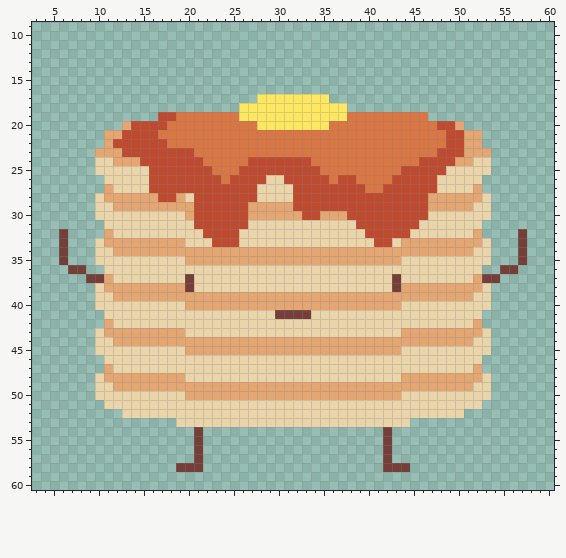
Two states of a pixel-art file, assets/characters/Jack.aseprite. This is how it looked before the edit.
64x64 pixels, 1 frame. Shown: x 3..60, y 9..60.
The result:
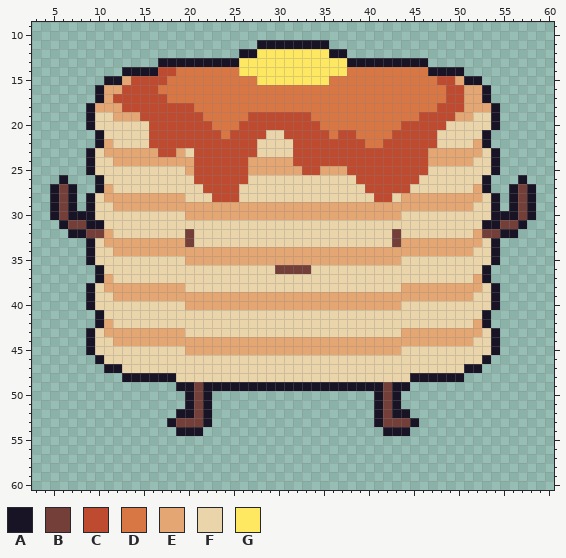
Palette (. is transparent): A #181425  B #743f39  C #be4a2f  D #d87644  E #e4a672  F #ead4aa  G #fee761
The commit says: jackie boi
Changes in this commit:
@@ x 3..60 @@
 10 ..........................................................
-11 ..........................................................
-12 ..........................................................
-13 ..........................................................
-14 ..........................................................
-15 ..........................................................
-16 ..........................................................
-17 .........................GGGGGGGG.........................
-18 .......................GGGGGGGGGGGG.......................
-19 ..............CCDDDDDDDGGGGGGGGGGGGDDDDDDDDD..............
-20 ..........ECCCCDDDDDDDDDDGGGGGGGGDDDDDDDDDDDDCCE..........
-21 ........EECCCCDDDDDDDDDDDDDDDDDDDDDDDDDDDDDDDDCCEE........
-22 ........ECCCCCCDDDDDDDDDDDDDDDDDDDDDDDDDDDDDDDCCEE........
-23 .......EEECCCCCCCCDDDDDDDDDDDDDDDDDDDDDDDDDDDCCCEEE.......
-24 .......FFEEECCCCCCCDDDDDCCCCCCCDDDDDDDDDDDDCCCCEEFF.......
-25 .......FFFFFFCCCCCCCDDDCCCCCCCCCDDDDDDDDDCCCCCFFFFF.......
-26 ........FFFFFCCCCCCCCDCCCCFFCCCCCDCCDDDDCCCCCFFFFF........
-27 ........EFFFFCCCCCCCCCCCCFFFFCCCCCCCCDDCCCCCCFFFFE........
-28 .......FEEEEEECCEFCCCCCCCFFFFCCCCCCCCCCCCCCCEEEEEEF.......
-29 .......FFEEEEEEEEECCCCCCEEEEECCCCCCCCCCCCCCCEEEEEFF.......
-30 .......FFFFFFFFFFECCCCCCEEEEEECCEEECCCCCCCCCFFFFFFF.......
-31 ........FFFFFFFFFFCCCCCCFFFFFFFFFFFFCCCCCCCFFFFFFF........
-32 ...B....EFFFFFFFFFFCCCCFFFFFFFFFFFFFFCCCCCFFFFFFFE....B...
-33 ...B...FEEEEEEEEEFFFCCCFFFFFFFFFFFFFFFCCFEEEEEEEEEF...B...
-34 ...B...FFEEEEEEEEEEEEEEEEEEEEEEEEEEEEEEEEEEEEEEEEFF...B...
-35 ...B...FFFFFFFFFFEEEEEEEEEEEEEEEEEEEEEEEEFFFFFFFFFF...B...
-36 ....BB..FFFFFFFFFFFFFFFFFFFFFFFFFFFFFFFFFFFFFFFFFF..BB....
-37 ......BBEFFFFFFFFBFFFFFFFFFFFFFFFFFFFFFFBFFFFFFFFEBB......
-38 .......FEEEEEEEEEBFFFFFFFFFFFFFFFFFFFFFFBEEEEEEEEEF.......
-39 .......FFEEEEEEEEEEEEEEEEEEEEEEEEEEEEEEEEEEEEEEEEFF.......
-40 .......FFFFFFFFFFEEEEEEEEEEEEEEEEEEEEEEEEFFFFFFFFFF.......
-41 ........FFFFFFFFFFFFFFFFFFFBBBBFFFFFFFFFFFFFFFFFFF........
-42 ........EFFFFFFFFFFFFFFFFFFFFFFFFFFFFFFFFFFFFFFFFE........
-43 .......FEEEEEEEEEFFFFFFFFFFFFFFFFFFFFFFFFEEEEEEEEEF.......
-44 .......FFEEEEEEEEEEEEEEEEEEEEEEEEEEEEEEEEEEEEEEEEFF.......
-45 .......FFFFFFFFFFEEEEEEEEEEEEEEEEEEEEEEEEFFFFFFFFFF.......
-46 ........FFFFFFFFFFFFFFFFFFFFFFFFFFFFFFFFFFFFFFFFFF........
-47 ........EFFFFFFFFFFFFFFFFFFFFFFFFFFFFFFFFFFFFFFFFE........
-48 .......FEEEEEEEEEFFFFFFFFFFFFFFFFFFFFFFFFEEEEEEEEEF.......
-49 .......FFEEEEEEEEEEEEEEEEEEEEEEEEEEEEEEEEEEEEEEEEFF.......
-50 .......FFFFFFFFFFEEEEEEEEEEEEEEEEEEEEEEEEFFFFFFFFFF.......
-51 ........FFFFFFFFFFFFFFFFFFFFFFFFFFFFFFFFFFFFFFFFFF........
-52 ..........FFFFFFFFFFFFFFFFFFFFFFFFFFFFFFFFFFFFFF..........
-53 ................FFFFFFFFFFFFFFFFFFFFFFFFFF................
-54 ..................B....................B..................
-55 ..................B....................B..................
-56 ..................B....................B..................
-57 ..................B....................B..................
-58 ................BBB....................BBB................
+11 .........................AAAAAAAA.........................
+12 .......................AAGGGGGGGGAA.......................
+13 ..............AAAAAAAAAGGGGGGGGGGGGAAAAAAAAA..............
+14 ..........AAAACCDDDDDDDGGGGGGGGGGGGDDDDDDDDDAAAA..........
+15 ........AAECCCCDDDDDDDDDDGGGGGGGGDDDDDDDDDDDDCCEAA........
+16 .......AEECCCCDDDDDDDDDDDDDDDDDDDDDDDDDDDDDDDDCCEEA.......
+17 .......AECCCCCCDDDDDDDDDDDDDDDDDDDDDDDDDDDDDDDCCEEA.......
+18 ......AEEECCCCCCCCDDDDDDDDDDDDDDDDDDDDDDDDDDDCCCEEEA......
+19 ......AFFEEECCCCCCCDDDDDCCCCCCCDDDDDDDDDDDDCCCCEEFFA......
+20 ......AFFFFFFCCCCCCCDDDCCCCCCCCCDDDDDDDDDCCCCCFFFFFA......
+21 .......AFFFFFCCCCCCCCDCCCCFFCCCCCDCCDDDDCCCCCFFFFFA.......
+22 .......AEFFFFCCCCCCCCCCCCFFFFCCCCCCCCDDCCCCCCFFFFEA.......
+23 ......AFEEEEEECCEFCCCCCCCFFFFCCCCCCCCCCCCCCCEEEEEEFA......
+24 ......AFFEEEEEEEEECCCCCCEEEEECCCCCCCCCCCCCCCEEEEEFFA......
+25 ......AFFFFFFFFFFECCCCCCEEEEEECCEEECCCCCCCCCFFFFFFFA......
+26 ...A...AFFFFFFFFFFCCCCCCFFFFFFFFFFFFCCCCCCCFFFFFFFA...A...
+27 ..ABA..AEFFFFFFFFFFCCCCFFFFFFFFFFFFFFCCCCCFFFFFFFEA..ABA..
+28 ..ABA.AFEEEEEEEEEFFFCCCFFFFFFFFFFFFFFFCCFEEEEEEEEEFA.ABA..
+29 ..ABA.AFFEEEEEEEEEEEEEEEEEEEEEEEEEEEEEEEEEEEEEEEEFFA.ABA..
+30 ..ABAAAFFFFFFFFFFEEEEEEEEEEEEEEEEEEEEEEEEFFFFFFFFFFAAABA..
+31 ...ABBAAFFFFFFFFFFFFFFFFFFFFFFFFFFFFFFFFFFFFFFFFFFAABBA...
+32 ....AABBEFFFFFFFFBFFFFFFFFFFFFFFFFFFFFFFBFFFFFFFFEBBAA....
+33 ......AFEEEEEEEEEBFFFFFFFFFFFFFFFFFFFFFFBEEEEEEEEEFA......
+34 ......AFFEEEEEEEEEEEEEEEEEEEEEEEEEEEEEEEEEEEEEEEEFFA......
+35 ......AFFFFFFFFFFEEEEEEEEEEEEEEEEEEEEEEEEFFFFFFFFFFA......
+36 .......AFFFFFFFFFFFFFFFFFFFBBBBFFFFFFFFFFFFFFFFFFFA.......
+37 .......AEFFFFFFFFFFFFFFFFFFFFFFFFFFFFFFFFFFFFFFFFEA.......
+38 ......AFEEEEEEEEEFFFFFFFFFFFFFFFFFFFFFFFFEEEEEEEEEFA......
+39 ......AFFEEEEEEEEEEEEEEEEEEEEEEEEEEEEEEEEEEEEEEEEFFA......
+40 ......AFFFFFFFFFFEEEEEEEEEEEEEEEEEEEEEEEEFFFFFFFFFFA......
+41 .......AFFFFFFFFFFFFFFFFFFFFFFFFFFFFFFFFFFFFFFFFFFA.......
+42 .......AEFFFFFFFFFFFFFFFFFFFFFFFFFFFFFFFFFFFFFFFFEA.......
+43 ......AFEEEEEEEEEFFFFFFFFFFFFFFFFFFFFFFFFEEEEEEEEEFA......
+44 ......AFFEEEEEEEEEEEEEEEEEEEEEEEEEEEEEEEEEEEEEEEEFFA......
+45 ......AFFFFFFFFFFEEEEEEEEEEEEEEEEEEEEEEEEFFFFFFFFFFA......
+46 .......AFFFFFFFFFFFFFFFFFFFFFFFFFFFFFFFFFFFFFFFFFFA.......
+47 ........AAFFFFFFFFFFFFFFFFFFFFFFFFFFFFFFFFFFFFFFAA........
+48 ..........AAAAAAFFFFFFFFFFFFFFFFFFFFFFFFFFAAAAAA..........
+49 ................AABAAAAAAAAAAAAAAAAAAAABAA................
+50 .................ABA..................ABA.................
+51 .................ABA..................ABA.................
+52 ................AABA..................ABAA................
+53 ...............ABBBA..................ABBBA...............
+54 ................AAA....................AAA................
+55 ..........................................................
+56 ..........................................................
+57 ..........................................................
+58 ..........................................................
 59 ..........................................................
Boxes around the changes in both pictures, in picture pixels (x1, y1, x2, y2):
changed: (50, 40, 536, 472)
